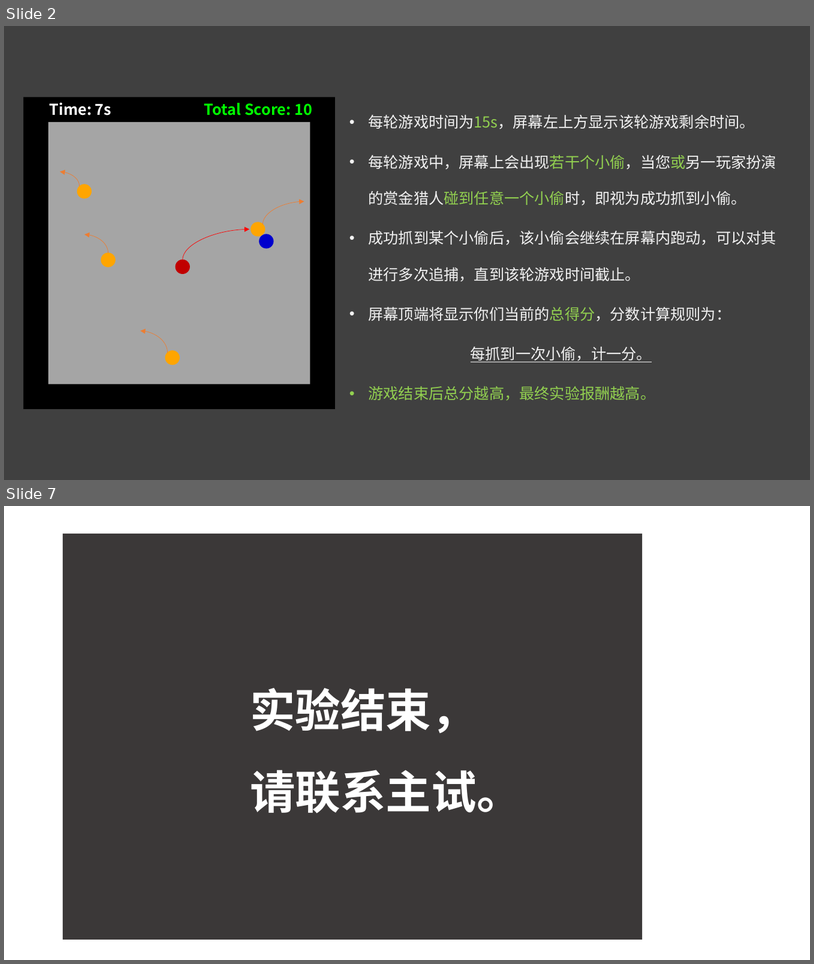
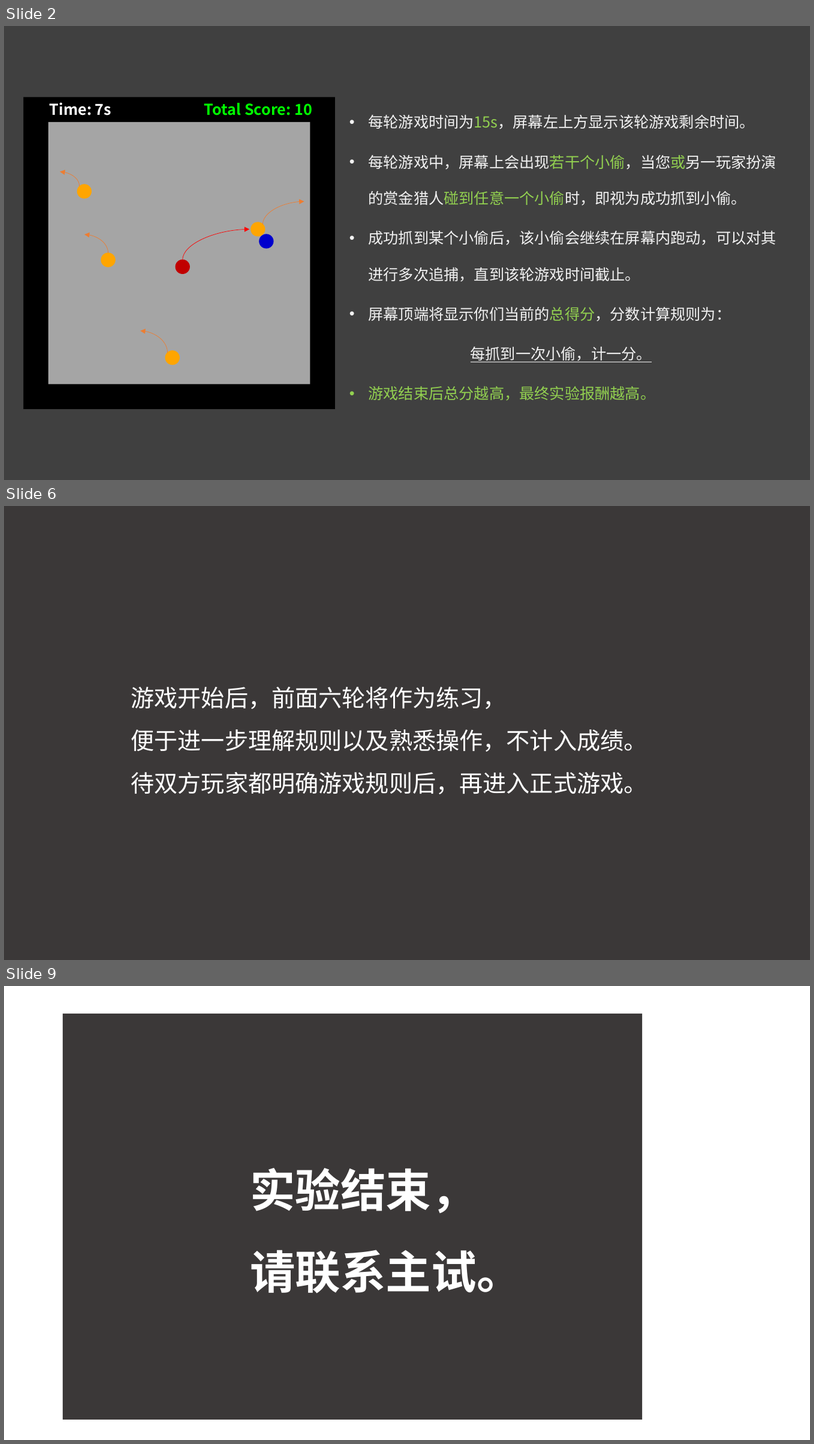
Before and after one commit to ChenyaGu/imagineWeCooperation, a slide deck: pictures/introduction.pptx. Shown one above the other, each under a label of ours: slides 2 and 7 before the commit, slides 2, 6 and 9 after it; the slides between them are not shown. The pictures are 814x964 and 814x1444 pixels, drawn with LibreOffice and Linux fonts; fonts in the diff are those of the drawing. Boxes give left, top, right and bottom in pixels: in the first picture for what was removed or moved away, otherwise in the second. Text is boxed around its words. In the diff, an @@ line names an element or a change of style, - is before the commit and + after.

```diff
--- a/pictures/introduction.pptx
+++ b/pictures/introduction.pptx
@@ slide 6 added at (4, 506, 810, 960), background #FFFFFF @@
@@ rectangle added at (4, 506, 810, 960), fill #3B3838, 28 pt, text #FFFFFF @@
+        游戏开始后，前面六轮将作为练习，
+        便于进一步理解规则以及熟悉操作，不计入成绩。
+        待双方玩家都明确游戏规则后，再进入正式游戏。
@@ what was slide 7 is now slide 9 @@
```
Also in this commit, not shown: 4 slides changed, 2 other slides added, 2 slides removed, 10 other files.
